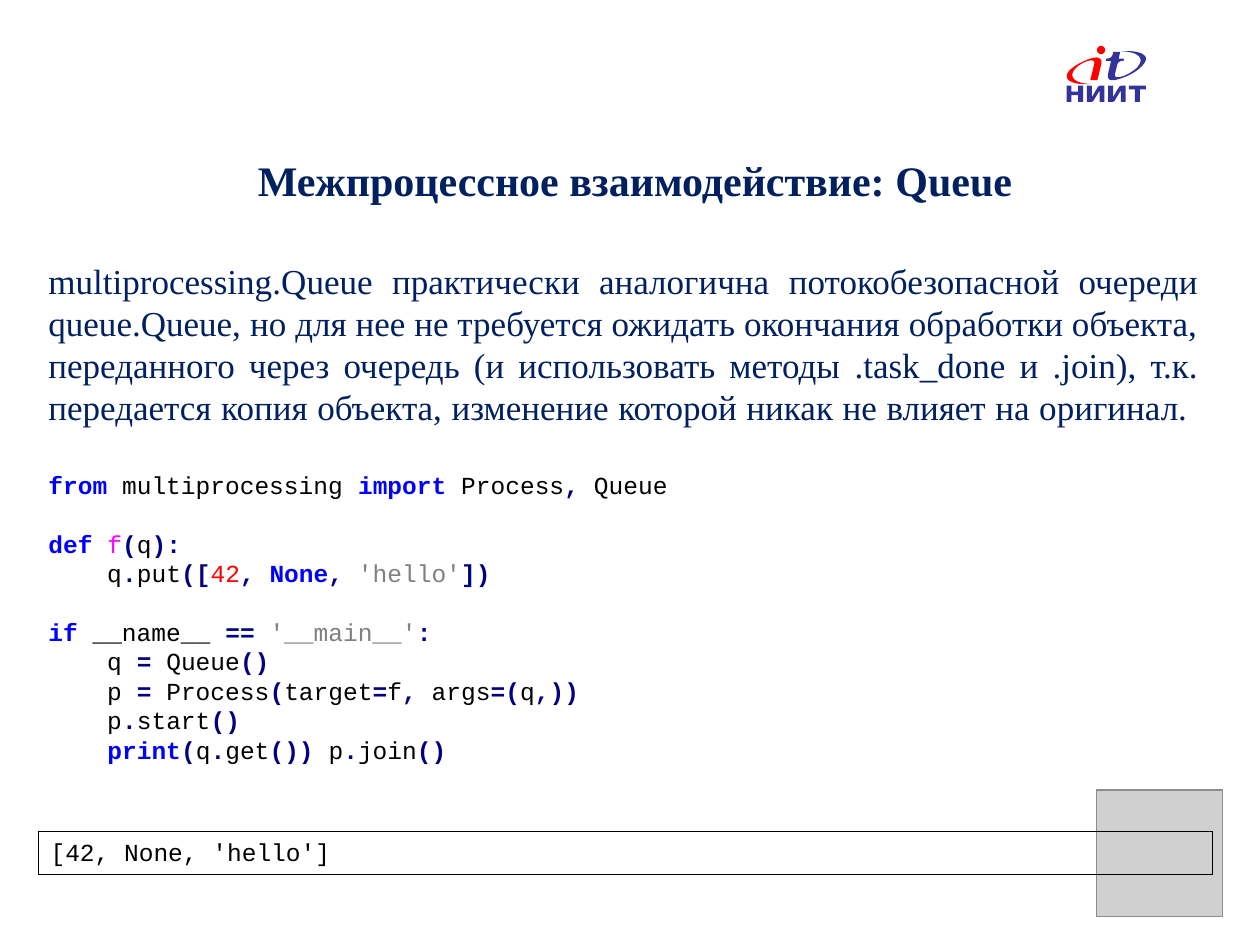
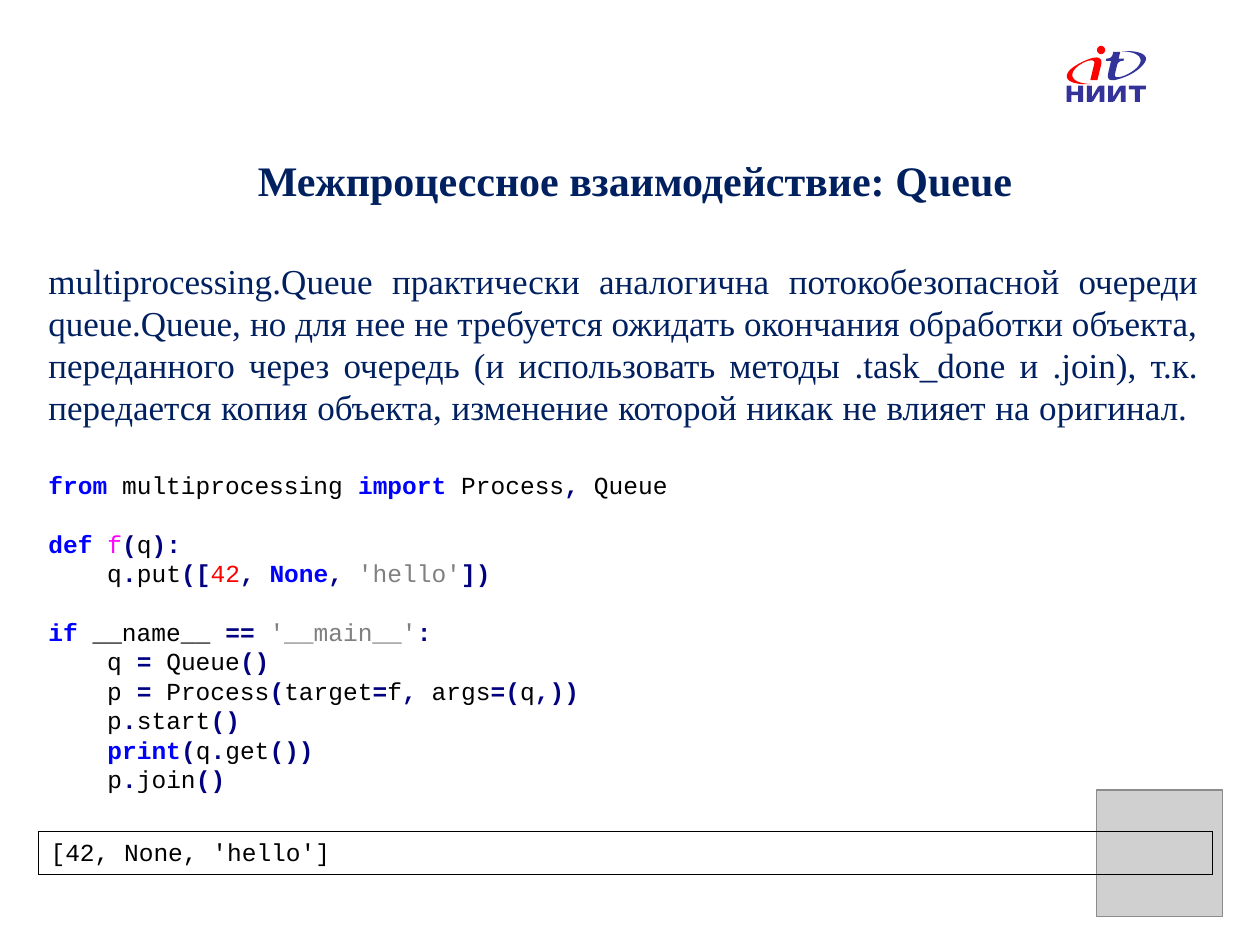
Before and after one commit to IlyaOrlov/PythonCourse, a slide deck: slide 31 of Lectures/PyLec_9.pptx. Drawn at 1260x945 pixels with LibreOffice and Linux fonts; fonts in the diff are those of the drawing; grey boxes stand for pictures; background and template pictures are left out. Boxes give left, top, right and bottom in pixels: in the first picture for what was removed or moved away, otherwise in the second. Text is boxed around its words. In the diff, an @@ line names an element or a change of style, - is before the commit and + after.

```diff
--- a/Lectures/PyLec_9.pptx
+++ b/Lectures/PyLec_9.pptx
@@ text at (107,741,313,793): text changed @@
-print(q.get()) p.join()
+print(q.get())
+p.join()
```
Also in this commit, not shown: 2 other slides changed.
